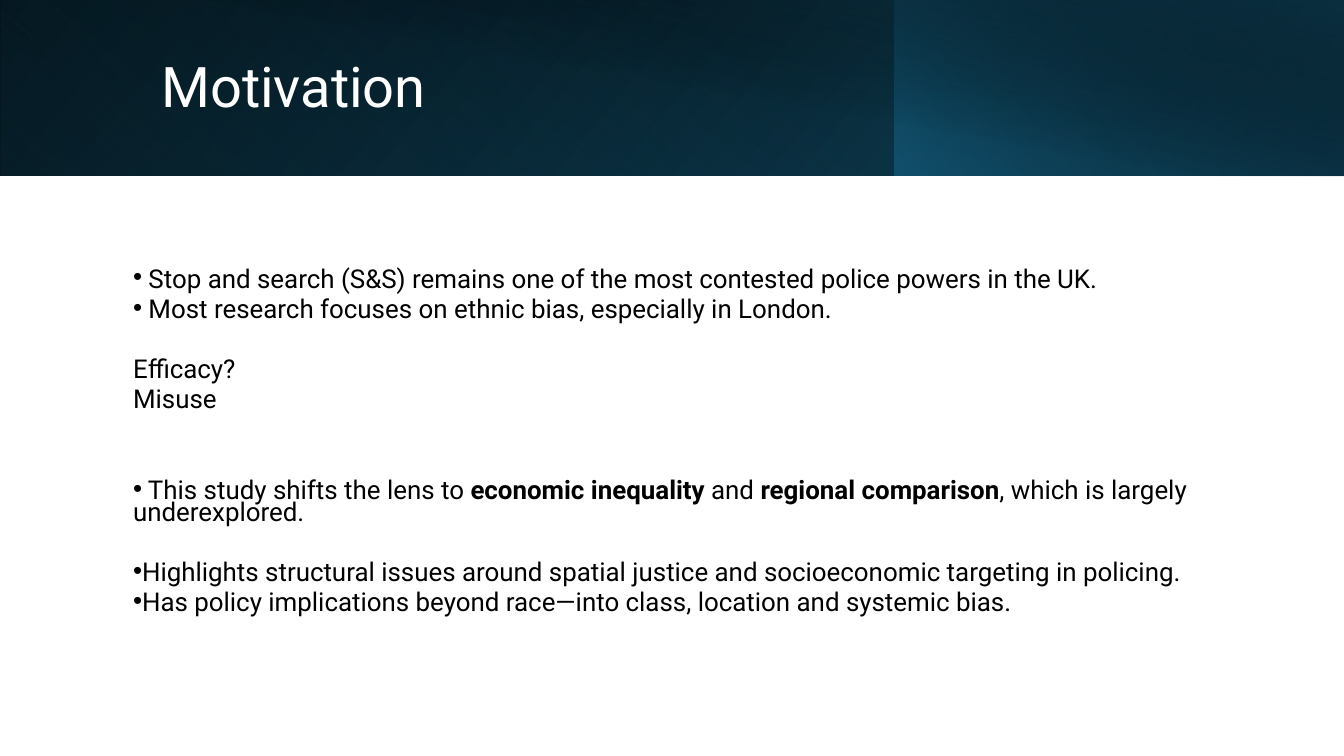
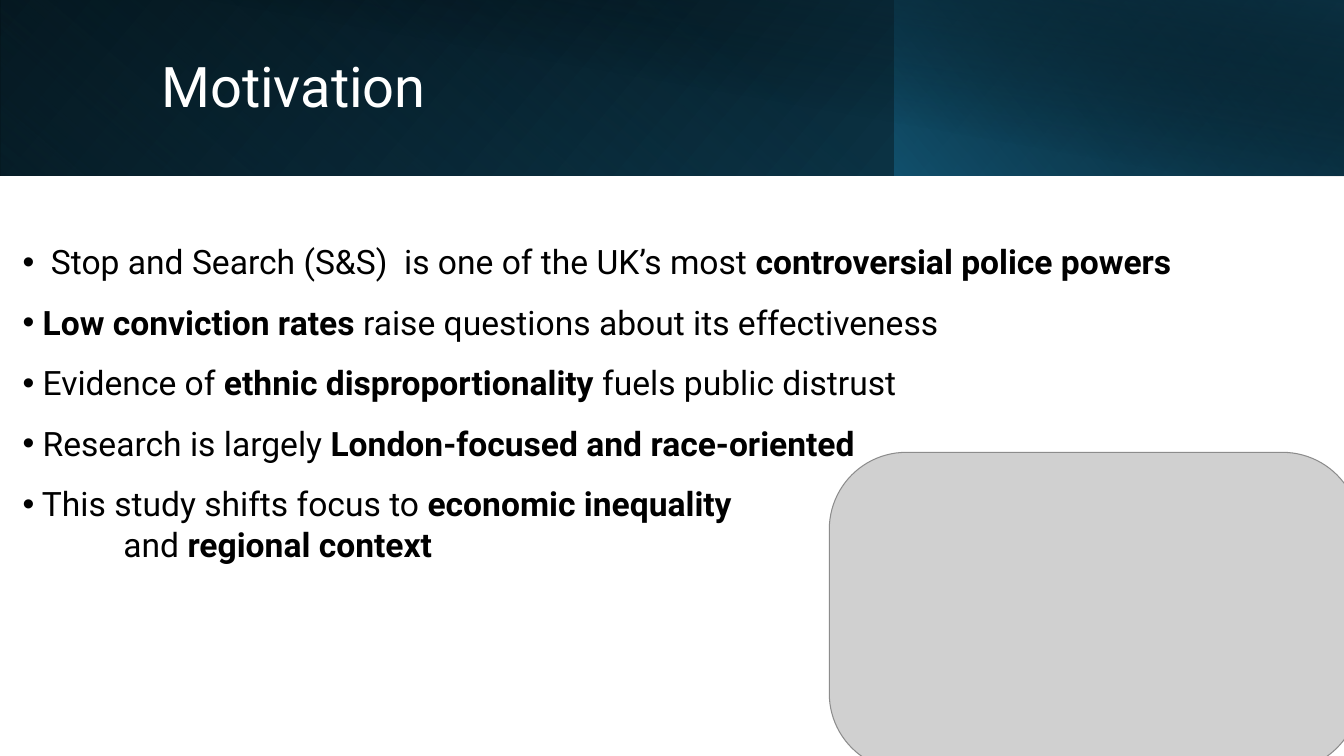
Before and after one commit to KofiBartonByfield/Dissertation, a slide deck: slide 3 of documents/The Price of Policing.pptx. Drawn at 1344x756 pixels with LibreOffice and Linux fonts; fonts in the diff are those of the drawing; grey boxes stand for pictures. Boxes give left, top, right and bottom in pixels: in the first picture for what was removed or moved away, otherwise in the second. Text is boxed around its words. In the diff, an @@ line names an element or a change of style, - is before the commit and + after.

```diff
--- a/documents/The Price of Policing.pptx
+++ b/documents/The Price of Policing.pptx
@@ text added at (42, 247, 1171, 564), 24 pt, text #000000 @@
+• Stop and Search (S&S) is one of the UK’s most controversial police powers
+• Low conviction rates raise questions about its effectiveness
+• Evidence of ethnic disproportionality fuels public distrust
+• Research is largely London-focused and race-oriented
+• This study shifts focus to economic inequality
+and regional context
@@ text removed at (133, 267, 1187, 617) @@
-• Stop and search (S&S) remains one of the most contested police powers in the UK.
-• Most research focuses on ethnic bias, especially in London.
-Efficacy?
-Misuse
-• This study shifts the lens to economic inequality and regional comparison, which is largely underexplored.
-• Highlights structural issues around spatial justice and socioeconomic targeting in policing.
-• Has policy implications beyond race—into class, location and systemic bias.
@@ picture added at (830, 453, 1344, 756) @@
```
Also in this commit, not shown: 6 other slides changed, 2 slides added.
